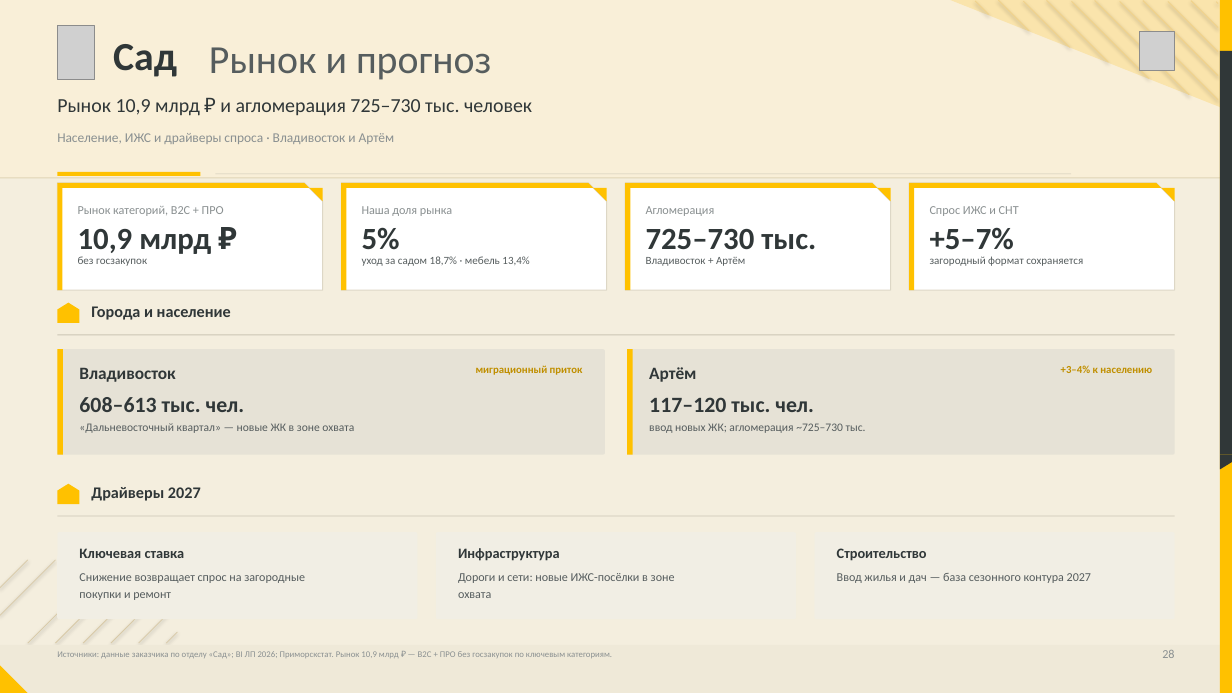
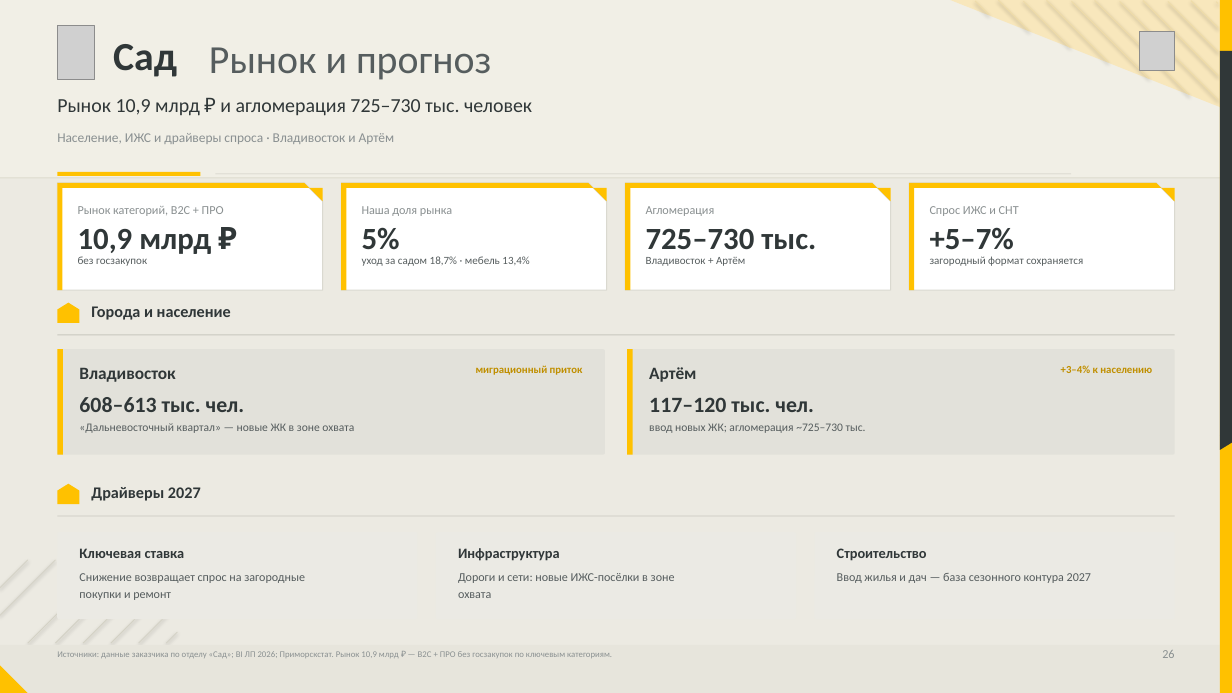
Before and after one commit to dmitrypalych44-ai/power-point, a slide deck: slide 26 of deliverables/download/lemana-pro-vladivostok-2027.pptx (slide 28 before the commit). Drawn at 1232x693 pixels with LibreOffice and Linux fonts; fonts in the diff are those of the drawing; grey boxes stand for pictures. Boxes give left, top, right and bottom in pixels: in the first picture for what was removed or moved away, otherwise in the second. Text is boxed around its words. In the diff, an @@ line names an element or a change of style, - is before the commit and + after.

```diff
--- a/deliverables/download/lemana-pro-vladivostok-2027.pptx
+++ b/deliverables/download/lemana-pro-vladivostok-2027.pptx
@@ rectangle at (0, 0, 1232, 693): fill #F4EEDE to #ECEAE2 @@
@@ rectangle at (0, 0, 1232, 177): fill #F9EFD8 to #F1EFE6 @@
@@ freeform shape at (950, 0, 1220, 107): fill #FAE4AC to #F8E7BC @@
@@ line (975, 1) - (989, 15): stroke #F1D28A 0.7 pt to #EFDCA8 0.7 pt @@
@@ line (998, 0) - (1030, 31): stroke #F1D28A 0.7 pt to #EFDCA8 0.7 pt @@
@@ line (1024, 1) - (1070, 47): stroke #F1D28A 0.7 pt to #EFDCA8 0.7 pt @@
@@ line (1047, 0) - (1108, 62): stroke #F1D28A 0.7 pt to #EFDCA8 0.7 pt @@
@@ line (1072, 1) - (1149, 79): stroke #F1D28A 0.7 pt to #EFDCA8 0.7 pt @@
@@ line (1095, 0) - (1189, 95): stroke #F1D28A 0.7 pt to #EFDCA8 0.7 pt @@
@@ line (1120, 2) - (1218, 100): stroke #F1D28A 0.7 pt to #EFDCA8 0.7 pt @@
@@ line (1143, 1) - (1218, 76): stroke #F1D28A 0.7 pt to #EFDCA8 0.7 pt @@
@@ line (1168, 2) - (1218, 52): stroke #F1D28A 0.7 pt to #EFDCA8 0.7 pt @@
@@ line (1191, 1) - (1218, 28): stroke #F1D28A 0.7 pt to #EFDCA8 0.7 pt @@
@@ line (1216, 2) - (1218, 4): stroke #F1D28A 0.7 pt to #EFDCA8 0.7 pt @@
@@ rectangle: place and size @@
-rectangle at (1220, 51, 1232, 455)
+rectangle at (1220, 51, 1232, 435)
@@ rectangle at (0, 177, 1232, 178): fill #E2D5B4 to #DEDCCF @@
@@ rectangle at (215, 174, 1071, 175): fill #CBC5B4 to #C8C7BE @@
@@ freeform shape: place and size @@
-freeform shape at (1220, 455, 1232, 470)
+freeform shape at (1220, 435, 1232, 450)
@@ rounded rectangle at (57, 532, 418, 619): fill #F1EEE4 to #EBEAE4 @@
@@ line (0, 588) - (28, 560): stroke #D8C9A6 0.6 pt to #D3D1C4 0.6 pt @@
@@ line (0, 616) - (55, 560): stroke #D8C9A6 0.6 pt to #D3D1C4 0.6 pt @@
@@ line (111, 560) - (28, 643): stroke #D8C9A6 0.6 pt to #D3D1C4 0.6 pt @@
@@ line (139, 560) - (55, 643): stroke #D8C9A6 0.6 pt to #D3D1C4 0.6 pt @@
@@ line (166, 560) - (83, 643): stroke #D8C9A6 0.6 pt to #D3D1C4 0.6 pt @@
@@ line (177, 577) - (111, 643): stroke #D8C9A6 0.6 pt to #D3D1C4 0.6 pt @@
@@ line (177, 604) - (139, 643): stroke #D8C9A6 0.6 pt to #D3D1C4 0.6 pt @@
@@ rectangle at (0, 645, 1220, 693): fill #EFE9D8 to #E7E5DC @@
@@ line (177, 632) - (166, 643): stroke #D8C9A6 0.6 pt to #D3D1C4 0.6 pt @@
```
Also in this commit, not shown: 36 other slides changed, 3 slides added, 4 slides removed, 57 other files.
